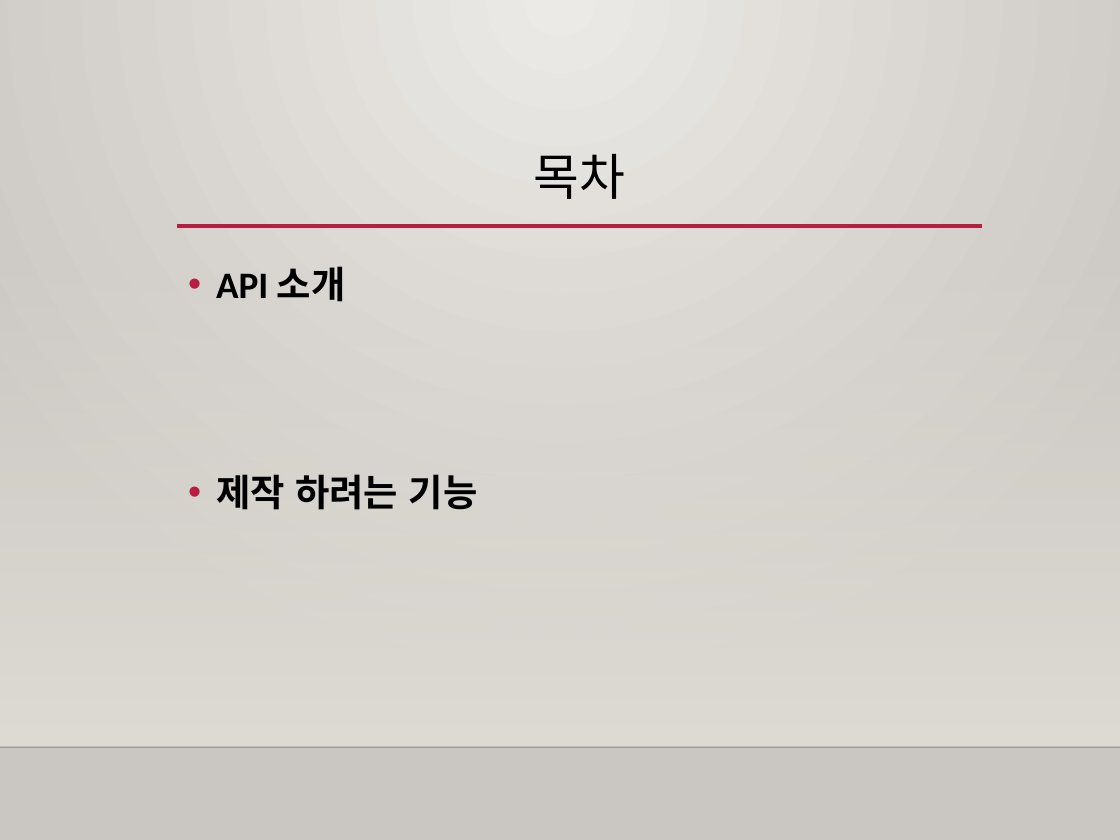
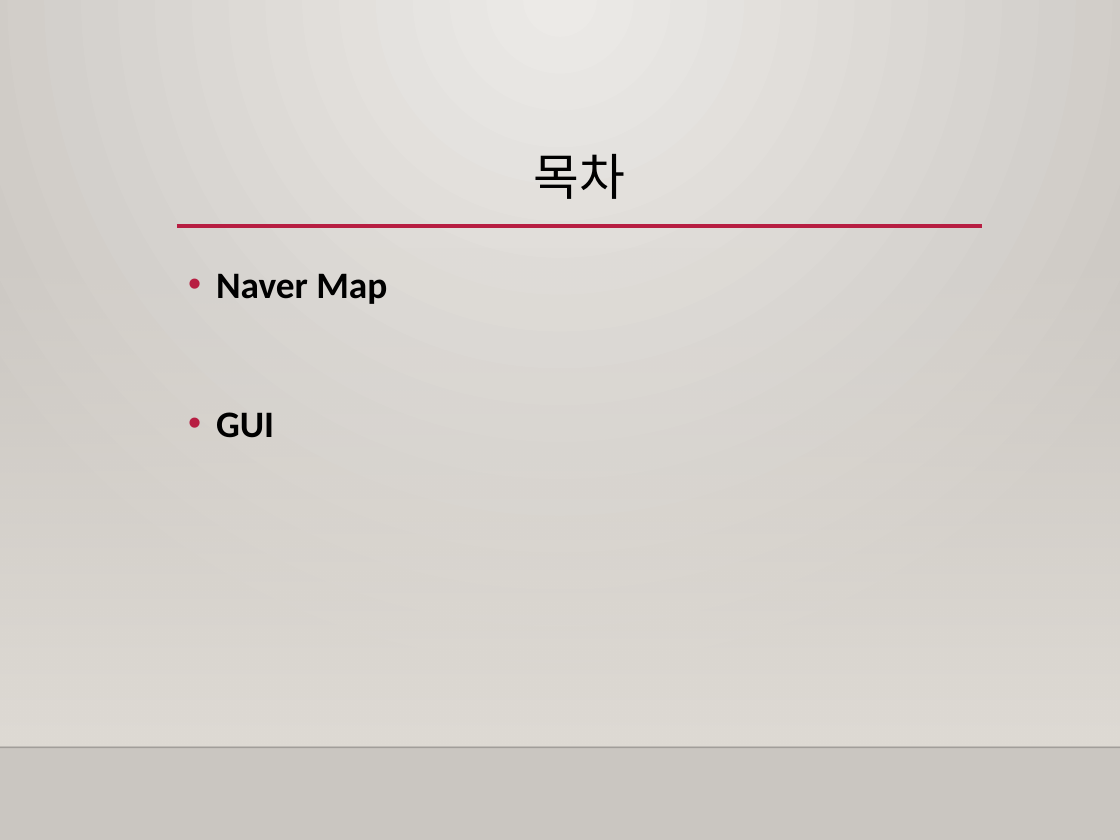
Before and after one commit to YongsunLee/KPU_game_engineering, a slide deck: slide 2 of Project/Script Project 중간발표.pptx. Drawn at 1120x840 pixels with LibreOffice and Linux fonts; fonts in the diff are those of the drawing; background and template pictures are left out. Boxes give left, top, right and bottom in pixels: in the first picture for what was removed or moved away, otherwise in the second. Text is boxed around its words. In the diff, an @@ line names an element or a change of style, - is before the commit and + after.

```diff
--- a/Project/Script Project 중간발표.pptx
+++ b/Project/Script Project 중간발표.pptx
@@ text at (216, 273, 387, 438): text changed @@
-• API 소개
-• 제작 하려는 기능
+• Naver Map
+• GUI
```
Also in this commit, not shown: 1 slide removed, 7 other files.
